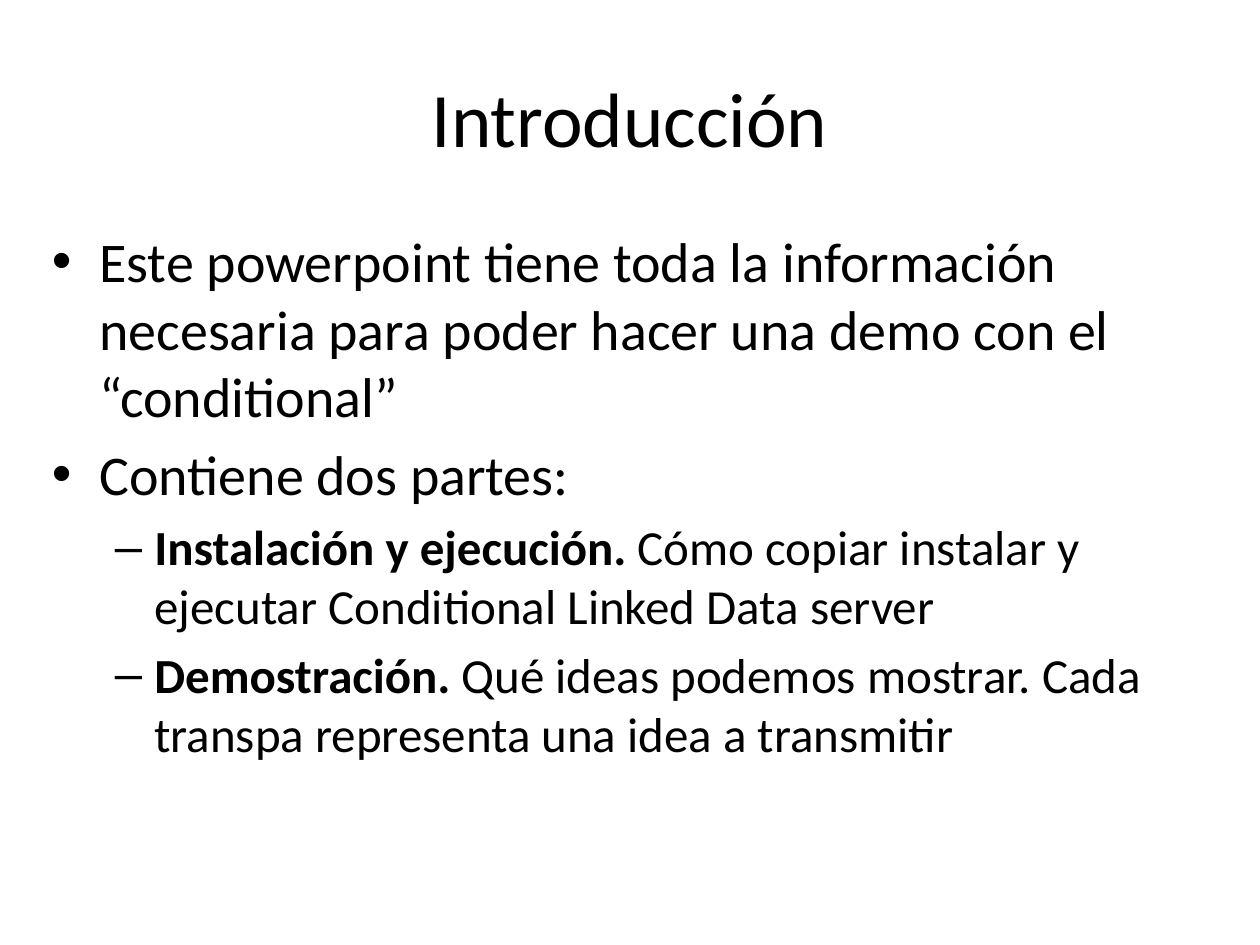
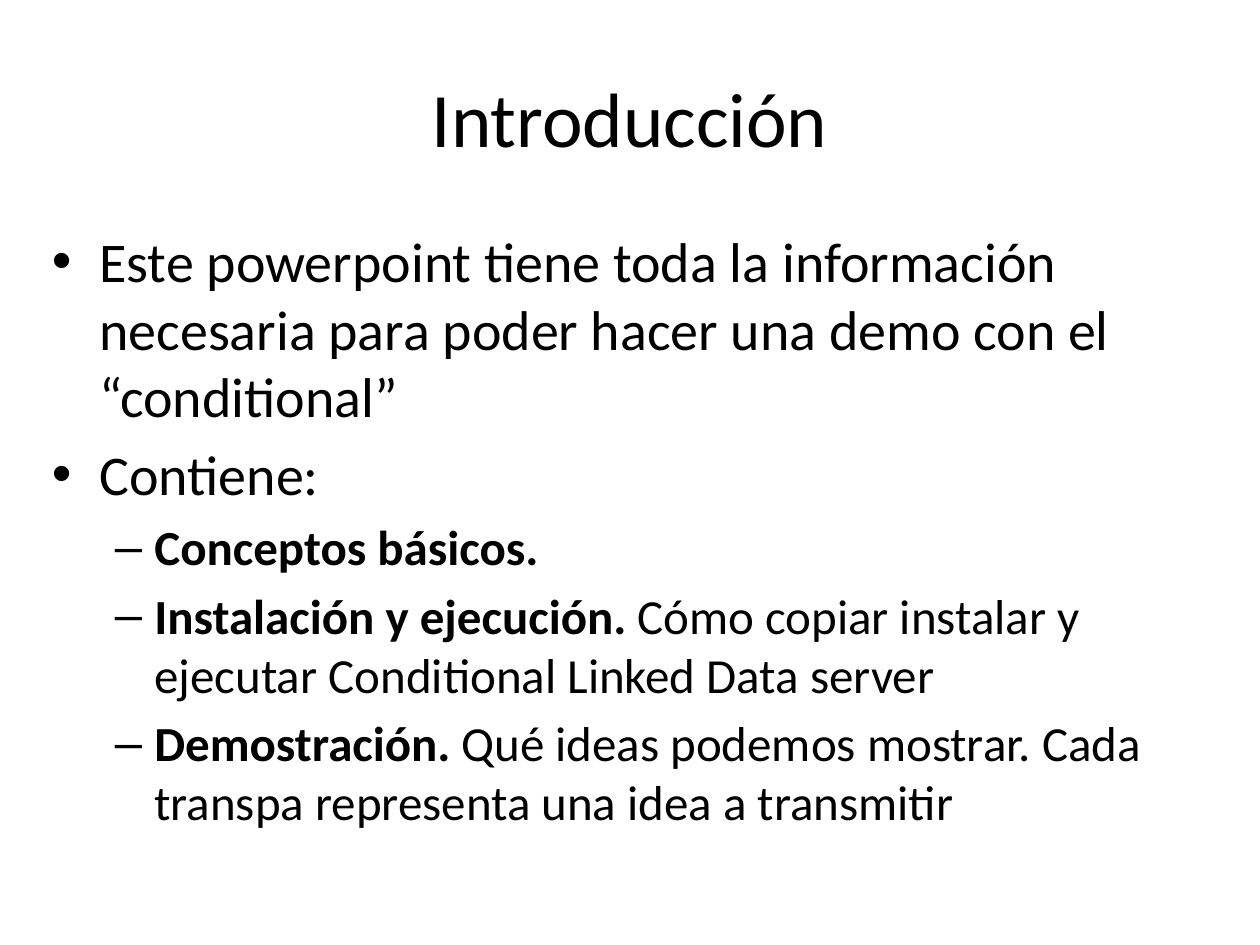
Before and after one commit to oeg-upm/licensius, a slide deck: slide 2 of doc/conditional.pptx. Drawn at 1260x945 pixels with LibreOffice and Linux fonts; fonts in the diff are those of the drawing. Boxes give left, top, right and bottom in pixels: in the first picture for what was removed or moved away, otherwise in the second. Text is boxed around its words. In the diff, an @@ line names an element or a change of style, - is before the commit and + after.

```diff
--- a/doc/conditional.pptx
+++ b/doc/conditional.pptx
@@ text at [99, 456, 538, 573]: text changed; size 32 to 28 pt; bold on @@
-• Contiene dos partes:
+• Contiene:
+  – Conceptos básicos.
```
Also in this commit, not shown: 3 other slides changed, 17 slides added, 1 slide removed, 4 other files.
